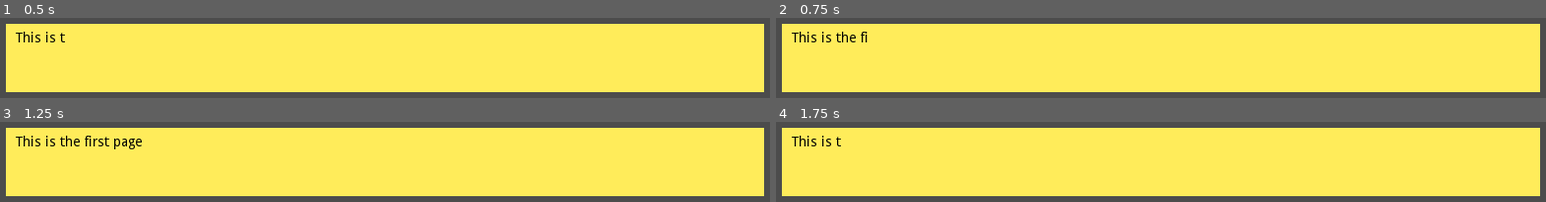
Above: before the commit, frames 1-4 (two rows, left to right).
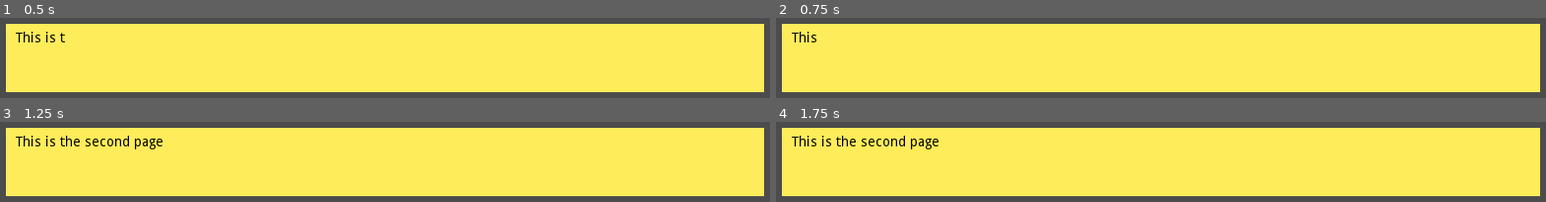
Above: after the commit, the same moments.

Repository: Global-AXIOS/cookie-injection-but-with-real-cookies
Game: Godot game, scene res://DialogBox.tscn
The game is run twice, just before and just after one commit, with the same random seed, the same clock (stepped at 60 frames per second) and the same inputs. This scene is started directly instead of the project's main scene.
Inputs:
- Up to frame 1 (0.5 s): no input
- Up to frame 2 (0.75 s): tap Enter at 0.5 s; hold Right (move_right) from 0.53 s (still down); hold Space (shoot) from 0.53 s (still down)
- Up to frame 3 (1.25 s): keep holding Right (move_right); keep holding Space (shoot); tap Up (jump) at 0.77 s
- Up to frame 4 (1.75 s): release Right (move_right) at 1.28 s; release Space (shoot) at 1.28 s; hold Left (move_left) from 1.28 s (still down); tap Space (shoot) at 1.35 s; tap Up (jump) at 1.52 s

Frame 1 is identical in both runs. In frame 2, 0.3% of the frame differs, in the area x 6-12%, y 17-31%; in frame 3, 0.8%, in the area x 10-22%, y 17-35%; in frame 4, 0.7%.

Commit message:
Basic paginated dialog box

Diff:
--- a/platformer/DialogBox.gd
+++ b/platformer/DialogBox.gd
@@ -22,6 +22,8 @@
 				page += 1
 				set_bbcode(dialog_text[page])
 				set_visible_characters(0)
+		else:
+			set_visible_characters(get_total_character_count() + 1)
 
 #func _process(delta):
 #	# Called every frame. Delta is time since last frame.
